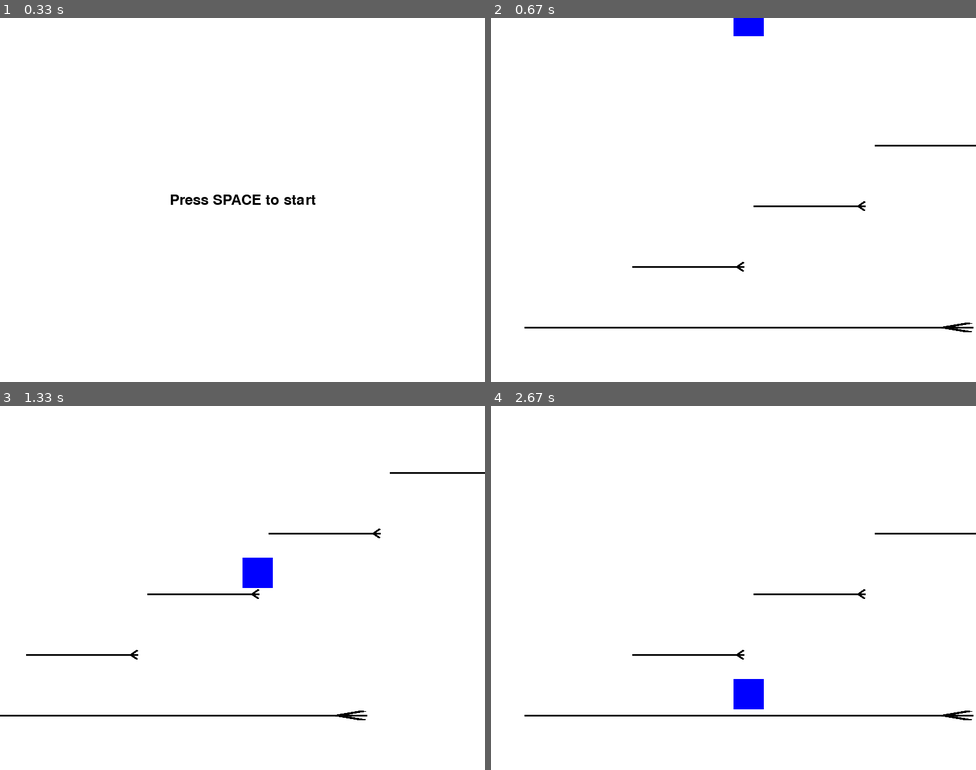
Above: before the commit, frames 1-4 (two rows, left to right).
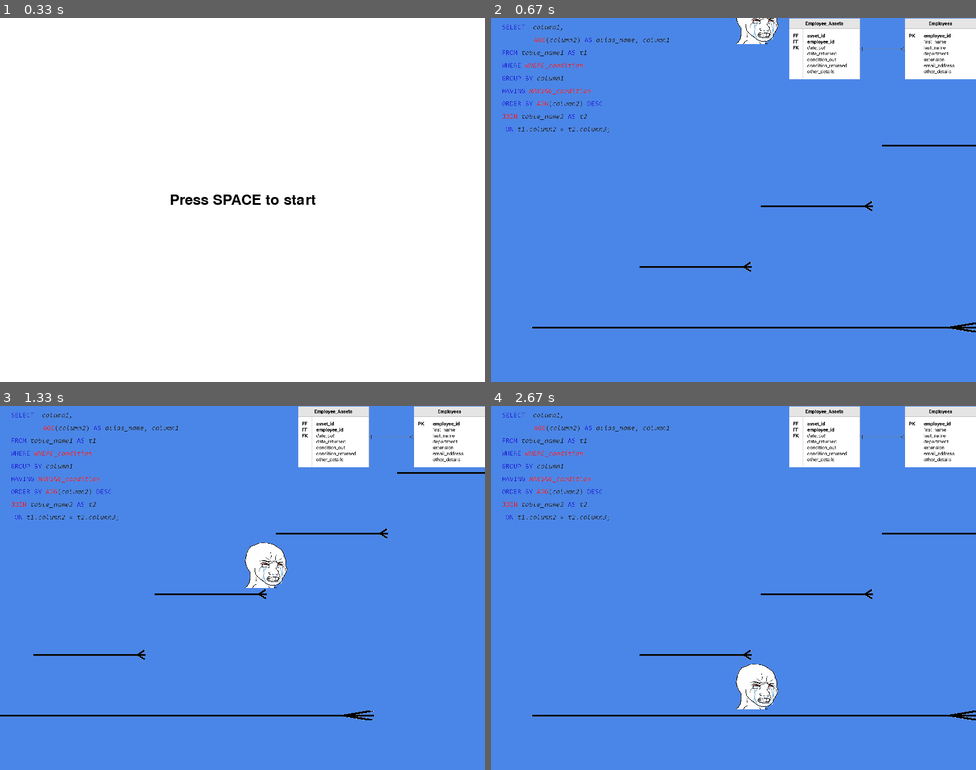
Above: after the commit, the same moments.

Repository: RyanDanielLee/pygame
Game: pygame game, started from game.py
Same seed, same stepped clock (60 frames per second), same inputs: the game is played once before the commit and once after it.
Inputs:
- Up to frame 1 (0.33 s): no input
- Up to frame 2 (0.67 s): tap Space at 0.33 s
- Up to frame 3 (1.33 s): hold Right 0.67-1.13 s; hold Right from 1.17 s (still down)
- Up to frame 4 (2.67 s): release Right at 1.63 s; hold Left 1.67-2.2 s; hold Left 2.23-2.63 s

Frame 1 is identical in both runs. In frame 2, 95% of the frame differs, in the area x 0-100%, y 0-100%; in frame 3, 95%; in frame 4, 95%.

Commit message:
Finalized project by adding images to character and background

Diff:
--- a/components/player.py
+++ b/components/player.py
@@ -4,8 +4,8 @@
 class Player(pygame.sprite.Sprite):
     def __init__(self):
         super().__init__()
-        self.image = pygame.Surface((50, 50))
-        self.image.fill((0, 0, 255))  # Blue color for player
+        self.image = pygame.image.load('images/player.png')  # Load an image
+        self.image = pygame.transform.scale(self.image, (75, 75))  # Scale it to the right size
         self.rect = self.image.get_rect()
         self.rect.center = (SCREEN_WIDTH // 2, 100)
         self.velocity_x = 0
--- a/game.py
+++ b/game.py
@@ -12,7 +12,7 @@
     from screens.end import EndScreen
 
     screen = pygame.display.set_mode((SCREEN_WIDTH, SCREEN_HEIGHT))
-    pygame.display.set_caption("Simple Platformer")
+    pygame.display.set_caption("Database Hell")
 
     clock = pygame.time.Clock()  # Create a Clock object
 
--- a/screens/game.py
+++ b/screens/game.py
@@ -2,15 +2,16 @@
 import pygame
 from components.player import Player
 from components.level import Level
-from components.platform import Platform, EndPlatform
+from components.platform import EndPlatform
 from constants import SCREEN_WIDTH, SCREEN_HEIGHT, WHITE
 from .base import BaseScreen
-from .start import StartScreen
 from .end import EndScreen
 
 class GameScreen(BaseScreen):
     def __init__(self, level_file):
         super().__init__()
+        self.background = pygame.image.load('./images/background.png')
+        self.background = pygame.transform.scale(self.background, (SCREEN_WIDTH, SCREEN_HEIGHT))
         self.all_sprites = pygame.sprite.Group()
         self.level = Level(level_file)
 
@@ -46,10 +47,9 @@
                 self.player.handle_platform_collision(platform_hits)
 
 
+    def render(self, screen):
 
-    def render(self, screen):
-        # Set background color
-        screen.fill(WHITE)
+        screen.blit(self.background, (0, 0))
 
         # Draw platform images
         for platform in self.level.get_platforms():
Binary file added: images/background.png
Binary file added: images/background1.png
Binary file changed: images/foot.png
Binary file added: images/foot2.png
Binary file added: images/player.jpg
Binary file added: images/player.png
